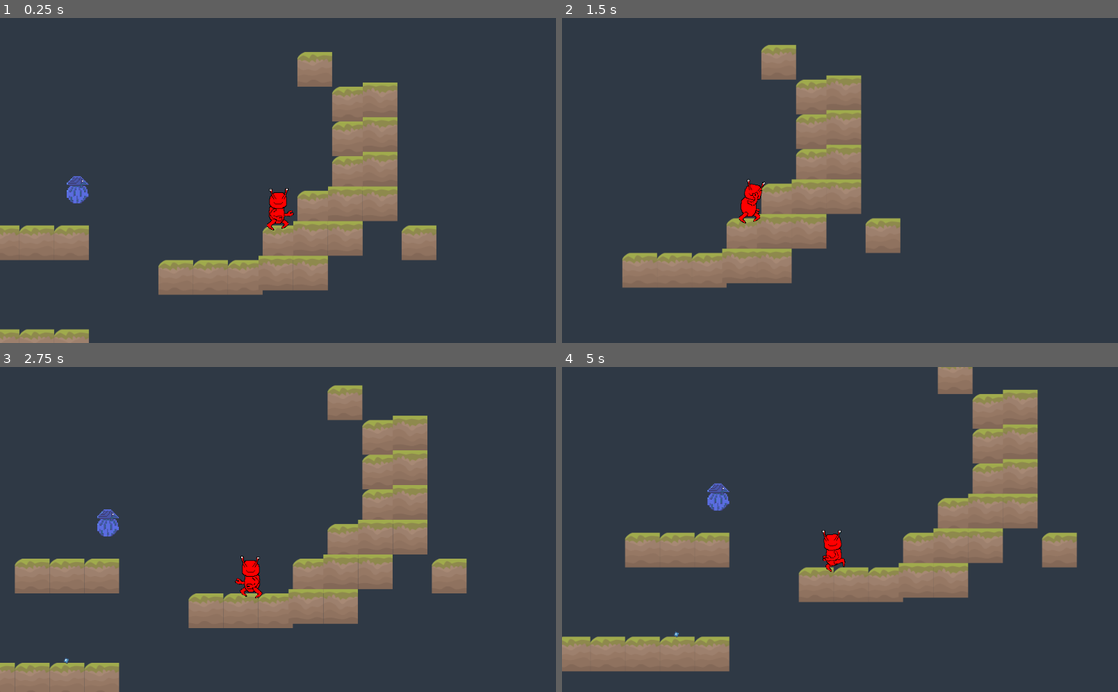
Above: before the commit, frames 1-4 (two rows, left to right).
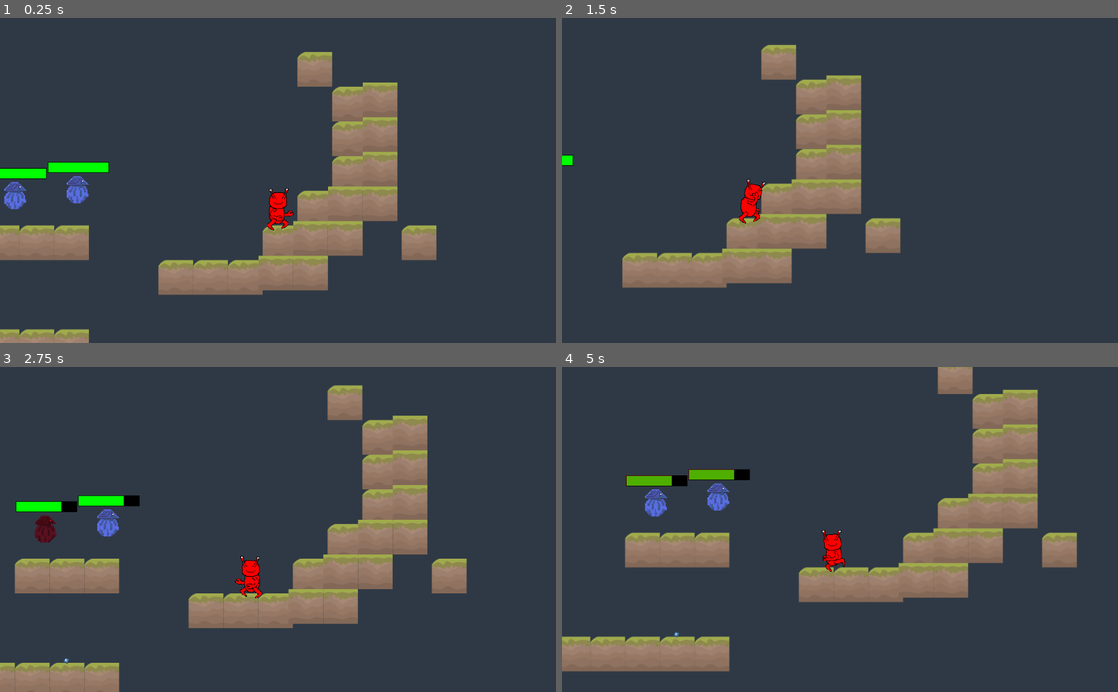
Above: after the commit, the same moments.

Repository: Alhrath/babelito
Game: Godot game, scene res://src/level/0.tscn
The game is run twice, just before and just after one commit, with the same random seed, the same clock (stepped at 60 frames per second) and the same inputs. The engine's default icon, where the game draws it, is replaced by a stand-in: a white triangle on a blue panel in a dark square.
Inputs:
- Up to frame 1 (0.25 s): no input
- Up to frame 2 (1.5 s): hold F (throw) 0.53-1.28 s; hold D (move_right) from 0.53 s (still down); tap W (jump) at 0.77 s; tap F (throw) at 1.35 s
- Up to frame 3 (2.75 s): tap W (jump) at 1.52 s; release D (move_right) at 2.03 s; hold A (move_left) from 2.03 s (still down); hold F (throw) from 2.03 s (still down)
- Up to frame 4 (5 s): release A (move_left) at 2.78 s; release F (throw) at 2.78 s; hold D (move_right) 2.78-4.28 s; tap F (throw) at 2.85, 4.35 s; tap W (jump) at 3.02, 3.77, 4.52 s; hold F (throw) 3.53-4.28 s; hold A (move_left) from 4.28 s (still down)

The runs differ from the first frame. In frame 1, 0.9% of the frame differs, in the area x 0-20%, y 44-59%; in frame 2, less than 0.1%; in frame 3, 1.0%; in frame 4, 1.0%, in the area x 11-34%, y 31-47%.

Commit message:
added healthbar scene and system to be attached to entities
pas encore totalement fonctionnel

Diff:
--- /dev/null
+++ b/Babelito/src/engine/ui/HealthBar.gd
@@ -0,0 +1,43 @@
+extends Control
+
+
+onready var health_over = $HealthOver
+onready var health_under = $HealthUnder
+onready var update_tween = $UpdateTween
+
+export (Color) var healthy_color = Color.green
+export (Color) var caution_color = Color.yellow
+export (Color) var danger_color = Color.darkred
+
+export (float, 0, 1, 0.05) var caution_zone = 0.5
+export (float, 0, 1, 0.05) var danger_zone = 0.3
+
+#func _on_health_updated(health, ammount):
+	#censé être la base du signalgénérique pour tout objet, mais marche pas. du coup il faut mettre le signale dans on_Slepingball_health_updated
+#	health_over.value = health
+
+#	update_tween.interpolate_property(health_under, "value", health_under.value, health, 0.4 , Tween.TRANS_SINE, Tween.EASE_IN_OUT)
+#	update_tween.start()
+
+#	_on_assign_color(health)
+
+func _on_assign_color(health):
+	if health < health_over.max_value * danger_zone:
+		health_over.tint_progress = danger_color
+	elif health < health_over.max_value * caution_zone:
+		health_over.tint_progress = caution_color
+	else:
+		health_over.tint_progress = healthy_color
+
+
+func _on_max_health_updated(max_health):
+	health_over.max_value = max_health
+	health_under.max_value = max_health
+
+func _on_SleepingBall_health_updated(health):
+	health_over.value = health
+
+	update_tween.interpolate_property(health_under, "value", health_under.value, health, 0.4 , Tween.TRANS_SINE, Tween.EASE_IN_OUT, 0.4)
+	update_tween.start()
+
+	_on_assign_color(health)
--- /dev/null
+++ b/Babelito/src/engine/ui/HealthBar.tscn
@@ -0,0 +1,40 @@
+[gd_scene load_steps=5 format=2]
+
+[ext_resource path="res://src/engine/ui/HealthBar.gd" type="Script" id=1]
+[ext_resource path="res://src/asset/image/ui/healthbar_progress.png" type="Texture" id=2]
+[ext_resource path="res://src/asset/image/ui/healthbar_back.png" type="Texture" id=3]
+[ext_resource path="res://src/asset/image/ui/healthbar_over.png" type="Texture" id=4]
+
+[node name="HealthBar" type="Control"]
+margin_right = 314.0
+margin_bottom = 87.0
+script = ExtResource( 1 )
+__meta__ = {
+"_edit_use_anchors_": false
+}
+caution_zone = 0.65
+
+[node name="HealthOver" type="TextureProgress" parent="."]
+margin_right = 600.0
+margin_bottom = 200.0
+rect_scale = Vector2( 0.2, 0.2 )
+value = 100.0
+texture_under = ExtResource( 3 )
+texture_over = ExtResource( 4 )
+texture_progress = ExtResource( 2 )
+tint_progress = Color( 0, 1, 0, 1 )
+__meta__ = {
+"_edit_use_anchors_": false
+}
+
+[node name="HealthUnder" type="TextureProgress" parent="."]
+margin_right = 600.0
+margin_bottom = 200.0
+rect_scale = Vector2( 0.2, 0.2 )
+texture_progress = ExtResource( 2 )
+tint_progress = Color( 1, 0, 0, 0.309804 )
+__meta__ = {
+"_edit_use_anchors_": false
+}
+
+[node name="UpdateTween" type="Tween" parent="."]
--- a/Babelito/src/entity/enemy/SleepingBall/SleepingBall.gd
+++ b/Babelito/src/entity/enemy/SleepingBall/SleepingBall.gd
@@ -1,6 +1,9 @@
 extends KinematicBody2D
 
 const SLOPE_STOP_THRESHOLD = 64
+
+signal health_updated(health)
+signal killed()
 
 onready var anim_player = $Body/SleepingBallRig/AnimationPlayer
 onready var hitbox = $Hitbox
@@ -38,6 +41,7 @@
 
 
 func damage(damage_amount):
+
 	if invulnerability_timer.is_stopped():
 		invulnerability_timer.start()
 		_set_health(health - damage_amount)
--- a/Babelito/src/entity/enemy/SleepingBall/SleepingBall.tscn
+++ b/Babelito/src/entity/enemy/SleepingBall/SleepingBall.tscn
@@ -1,8 +1,9 @@
-[gd_scene load_steps=6 format=2]
+[gd_scene load_steps=7 format=2]
 
 [ext_resource path="res://src/entity/enemy/SleepingBall/SleepingBall.gd" type="Script" id=1]
 [ext_resource path="res://src/entity/enemy/SleepingBall/SleepingBallRig.tscn" type="PackedScene" id=2]
 [ext_resource path="res://src/entity/player/Hitbox.gd" type="Script" id=3]
+[ext_resource path="res://src/engine/ui/HealthBar.tscn" type="PackedScene" id=4]
 
 [sub_resource type="CapsuleShape2D" id=1]
 radius = 21.1896
@@ -17,6 +18,12 @@
 script = ExtResource( 1 )
 
 [node name="StateMachine" type="Node" parent="."]
+
+[node name="HealthBar" parent="." instance=ExtResource( 4 )]
+margin_left = -61.0
+margin_top = -52.0
+margin_right = 63.0
+margin_bottom = -19.0
 
 [node name="Body" type="Node2D" parent="."]
 
@@ -44,4 +51,5 @@
 __meta__ = {
 "_edit_lock_": true
 }
+[connection signal="health_updated" from="." to="HealthBar" method="_on_SleepingBall_health_updated"]
 [connection signal="timeout" from="InvulnerabilityTimer" to="." method="_on_InvulnerabilityTimer_timeout"]
--- a/Babelito/src/level/0.tscn
+++ b/Babelito/src/level/0.tscn
@@ -39,4 +39,6 @@
 
 [node name="SleepingBall" parent="." instance=ExtResource( 5 )]
 position = Vector2( 51.473, -767.337 )
-max_health = 100.0
+
+[node name="SleepingBall2" parent="." instance=ExtResource( 5 )]
+position = Vector2( -63.527, -756.337 )
Binary file added: Babelito/src/asset/image/ui/healthbar_back.png
Not shown, added: Babelito/src/asset/image/ui/healthbar_back.png.import
Binary file added: Babelito/src/asset/image/ui/healthbar_over.png
Not shown, added: Babelito/src/asset/image/ui/healthbar_over.png.import
Binary file added: Babelito/src/asset/image/ui/healthbar_progress.png
Not shown, added: Babelito/src/asset/image/ui/healthbar_progress.png.import
